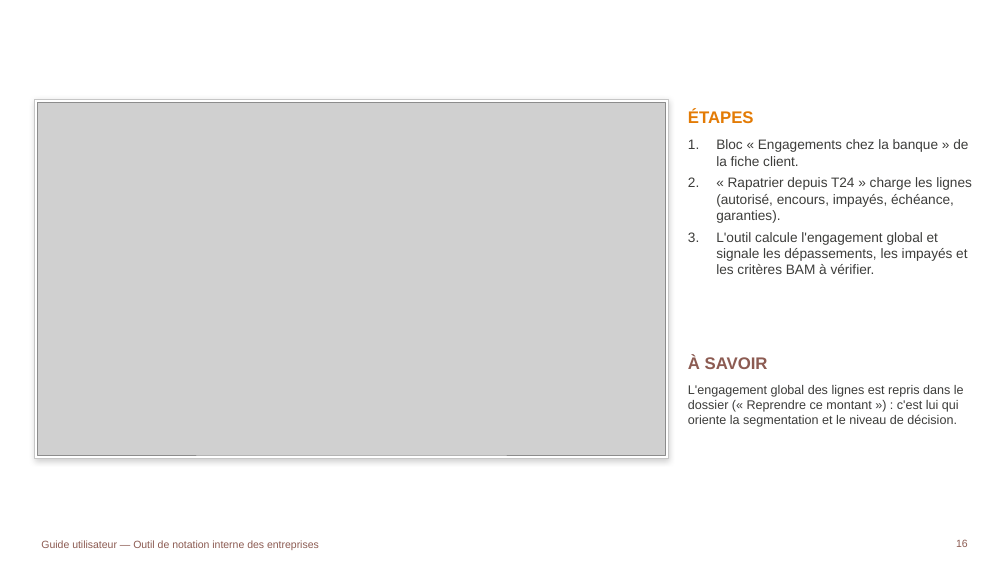
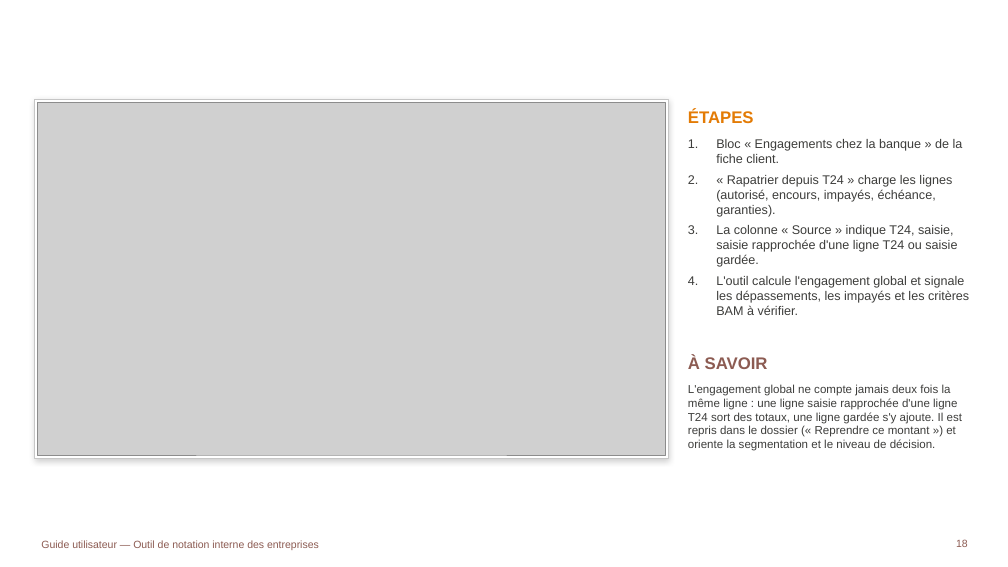
Before and after one commit to tariqeddoumi/Entreprise-scoring-cl, a slide deck: slide 18 of docs/guides/Guide_utilisateur_outil_notation.pptx (slide 16 before the commit). Drawn at 1008x567 pixels with LibreOffice and Linux fonts; fonts in the diff are those of the drawing; grey boxes stand for pictures; background and template pictures are left out. Boxes give left, top, right and bottom in pixels: in the first picture for what was removed or moved away, otherwise in the second. Text is boxed around its words. In the diff, an @@ line names an element or a change of style, - is before the commit and + after.

```diff
--- a/docs/guides/Guide_utilisateur_outil_notation.pptx
+++ b/docs/guides/Guide_utilisateur_outil_notation.pptx
@@ text at [716, 139, 969, 315]: size 13 to 12 pt in "Bloc « Engagements chez la banque » ...", "« Rapatrier depuis T24 » charge les ...", "L'outil calcule l'engagement global et signale les ..." @@
@@ text at [716, 225, 957, 267]: paragraph added @@
+3. La colonne « Source » indique T24, saisie, saisie rapprochée d'une ligne T24 ou saisie gardée.
@@ text at [688, 384, 962, 451]: text changed; size 12 to 11 pt @@
-L'engagement global des lignes est repris dans le dossier (« Reprendre ce montant ») : c'est lui qui oriente la segmentation et le niveau de décision.
+L'engagement global ne compte jamais deux fois la même ligne : une ligne saisie rapprochée d'une ligne T24 sort des totaux, une ligne gardée s'y ajoute. Il est repris dans le dossier (« Reprendre ce montant ») et oriente la segmentation et le niveau de décision.
```
Also in this commit, not shown: 10 other slides changed, 8 slides added, 18 other files.
